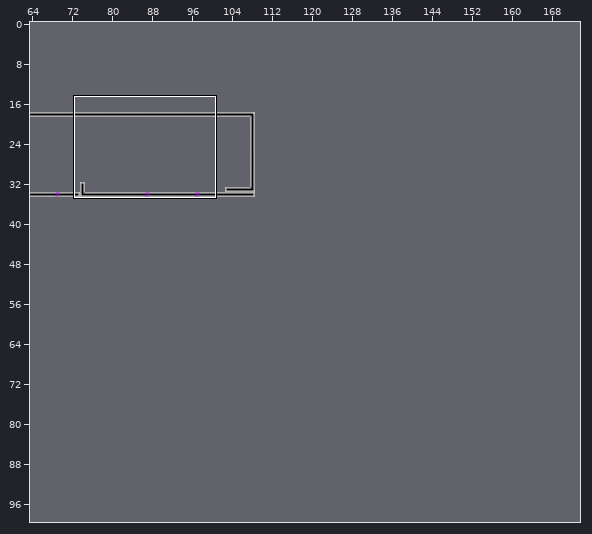
Tiled map (JSON) -- assets/levels/level6.json. The first picture is a wide view before the edit; the outline marks the close-up.
Close-up. Before:
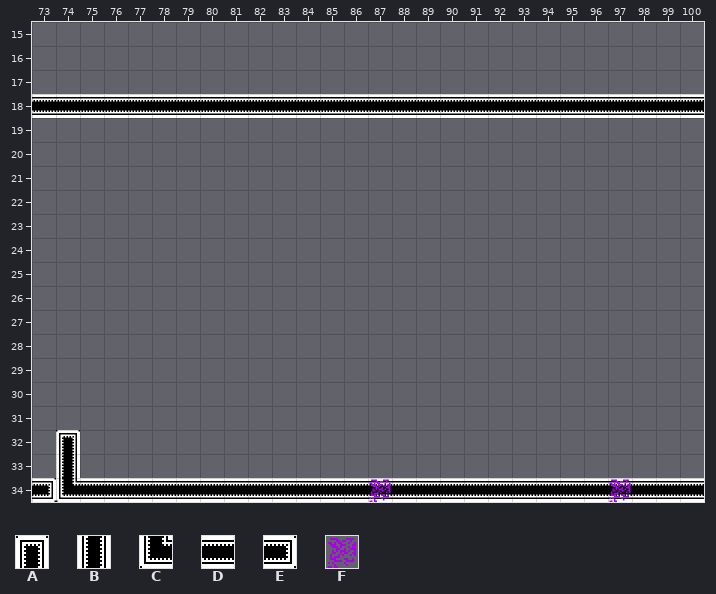
Cells are 32x32 px. Shown: x 73..100, y 15..34. The commit also changed other parts of the map, which this record leaves out.
Key: from "tilemap": A 23, B 28, C 35, D 36, E 39, F 41.
_ is an empty cell.
Layer "Tile Layer 1" before, first column x 73:
15 ____________________________
16 ____________________________
17 ____________________________
18 DDDDDDDDDDDDDDDDDDDDDDDDDDDD
19 ____________________________
20 ____________________________
21 ____________________________
22 ____________________________
23 ____________________________
24 ____________________________
25 ____________________________
26 ____________________________
27 ____________________________
28 ____________________________
29 ____________________________
30 ____________________________
31 ____________________________
32 _A__________________________
33 _B__________________________
34 ECDDDDDDDDDDDDDDDDDDDDDDDDDD
Once edited:
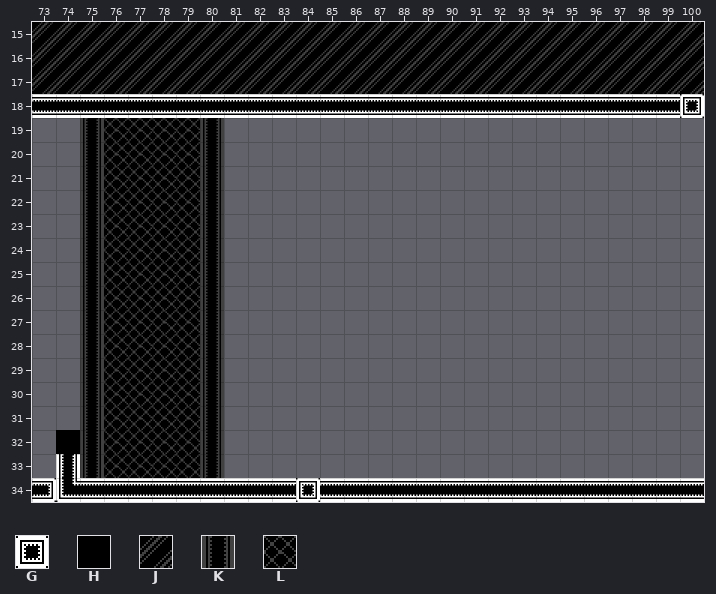
Further tiles: from "tilemap": G 11, H 40, J 60, K 62, L 63.
Difference:
Changed rows in their new state; . is an unchanged cell.
Layer "Tile Layer 1":
first column x 73:
15 JJJJJJJJJJJJJJJJJJJJJJJJJJJJ
16 JJJJJJJJJJJJJJJJJJJJJJJJJJJJ
17 JJJJJJJJJJJJJJJJJJJJJJJJJJJJ
Layer "Tile Layer 2":
first column x 74:
18 ..........................G
19 .KLLLLK....................
20 .KLLLLK....................
21 .KLLLLK....................
22 .KLLLLK....................
23 .KLLLLK....................
24 .KLLLLK....................
25 .KLLLLK....................
26 .KLLLLK....................
27 .KLLLLK....................
28 .KLLLLK....................
29 .KLLLLK....................
30 .KLLLLK....................
31 .KLLLLK....................
32 HKLLLLK....................
33 .KLLLLK....................
34 ..........G.._........._...
Where, in picture pixels (left, top, right, bottom), the same in both close-ups:
added: (32, 22, 704, 118)
added: (56, 118, 224, 478)
added: (296, 478, 320, 502)
removed: (369, 479, 391, 502)
removed: (609, 479, 631, 502)
